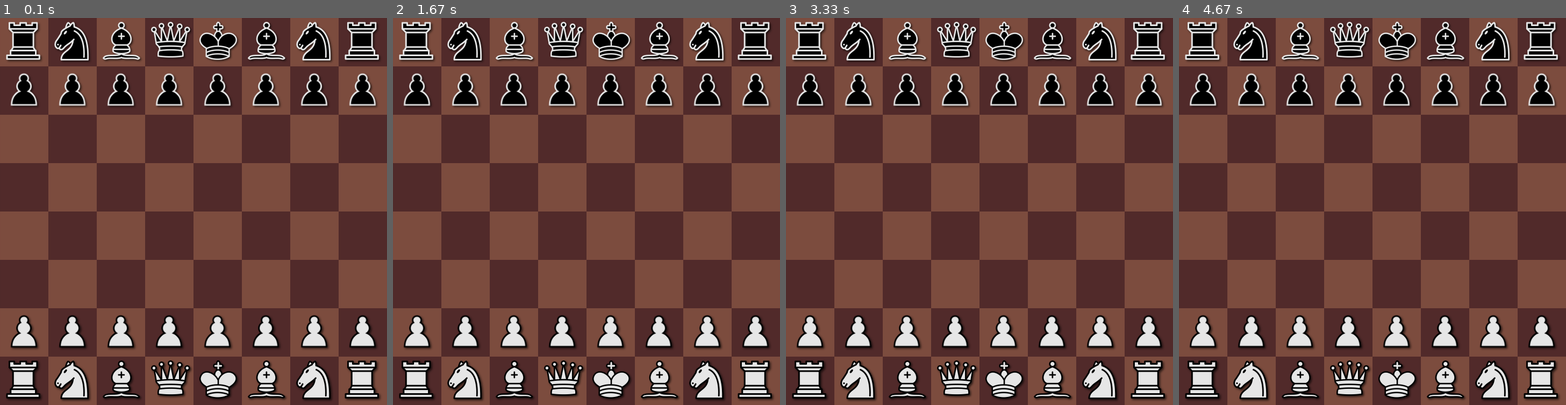
Above: before the commit, frames 1-4 (left to right).
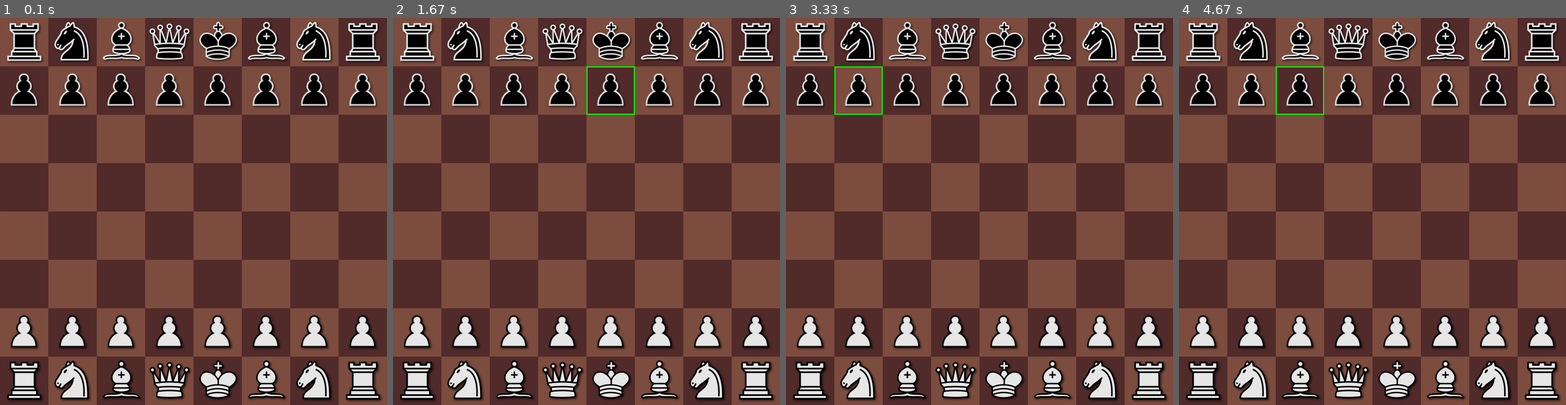
Above: after the commit, the same moments.

Repository: SaheelFaisal/Chess-in-pygame
Game: pygame game, started from main.py
Two runs of this game, one before a commit and one after it. Both use one fixed random seed, a clock stepped at 60 frames per second and the inputs below.
Inputs (mouse positions are in pixels of both pictures, inside the frame that each line leads up to):
- Up to frame 1 (0.1 s): no input
- Up to frame 2 (1.67 s): click (586, 211) at 0.38 s; click (493, 215) at 0.72 s; click (644, 76) at 1.05 s; click (594, 79) at 1.38 s
- Up to frame 3 (3.33 s): click (983, 254) at 1.72 s; click (917, 83) at 2.05 s; click (1080, 176) at 2.38 s; click (1118, 180) at 2.72 s; click (863, 83) at 3.05 s
- Up to frame 4 (4.67 s): click (1387, 196) at 3.38 s; click (1314, 323) at 3.72 s; click (1476, 254) at 4.05 s; click (1310, 87) at 4.38 s

The runs differ from the first frame. In frame 1, 3.1% of the frame differs, in the area x 1-99%, y 0-100%; in frame 2, 3.2%; in frame 3, 3.2%; in frame 4, 3.2%.

Commit message:
added piece selection

Diff:
--- a/main.py
+++ b/main.py
@@ -5,11 +5,13 @@
 # Constants
 WIDTH = 720
 HEIGHT = 720
-SQUARE_LENGTH = 90
+SQUARE_SIZE = 90
 PIECE_SIZE = (59, 70)
 
 BLACK = (0, 0, 0)
 WHITE = (255, 255, 255)
+GREEN = (0, 255, 0)
+BLUE = (0, 0, 255)
 
 DARK_SQUARES = ('a1', 'a3', 'a5', 'a7',
                 'b2', 'b4', 'b6', 'b8',
@@ -63,9 +65,10 @@
 
 class Square:
     def __init__(self, name):
-        self.length = SQUARE_LENGTH
+        self.length = SQUARE_SIZE
         self.name = name
         self.piece = None
+        self.border = None
 
         if self.name in DARK_SQUARES:
             self.color = "dark"
@@ -124,6 +127,10 @@
 
     def draw(self):
         WIN.blit(self.img, self.get_position())
+
+        if self.border:
+            pygame.draw.rect(WIN, self.border, pygame.Rect(self.get_position()[0], self.get_position()[1], SQUARE_SIZE, SQUARE_SIZE), 2)
+
         match self.piece:
             case "w_pawn":
                 WIN.blit(WHITE_PAWN, self.piece_coord())
@@ -159,25 +166,38 @@
         elif self.piece in ["w_bishop", "b_bishop"]:
             return ((self.get_position()[0] + 8), (self.get_position()[1] + 4))
 
+        elif self.piece in ["w_queen", "b_queen"]:
+            return ((self.get_position()[0] + 5), (self.get_position()[1] + 7))
+
+        elif self.piece in ["w_rook", "b_rook"]:
+            return ((self.get_position()[0] + 10), (self.get_position()[1] + 6))
+
         else:
             return ((self.get_position()[0] + 8), (self.get_position()[1] + 4))
 
+    def select(self):
+        self.border = GREEN
+
+    def deselect(self):
+        self.border = None
+
 class Board:
     def __init__(self):
-        self.length = 8 * SQUARE_LENGTH
+        self.size = 8 * SQUARE_SIZE
         self.squares = []
 
-        square_list =  ['a8', 'b8', 'c8', 'd8', 'e8', 'f8', 'g8', 'h8',
-                        'a7', 'b7', 'c7', 'd7', 'e7', 'f7', 'g7', 'h7',
-                        'a6', 'b6', 'c6', 'd6', 'e6', 'f6', 'g6', 'h6',
-                        'a5', 'b5', 'c5', 'd5', 'e5', 'f5', 'g5', 'h5',
-                        'a4', 'b4', 'c4', 'd4', 'e4', 'f4', 'g4', 'h4',
-                        'a3', 'b3', 'c3', 'd3', 'e3', 'f3', 'g3', 'h3',
-                        'a2', 'b2', 'c2', 'd2', 'e2', 'f2', 'g2', 'h2',
-                        'a1', 'b1', 'c1', 'd1', 'e1', 'f1', 'g1', 'h1']
-
-        for square_name in square_list:
-            self.squares.append(Square(square_name))
+        self.board =   [['a8', 'b8', 'c8', 'd8', 'e8', 'f8', 'g8', 'h8'],
+                        ['a7', 'b7', 'c7', 'd7', 'e7', 'f7', 'g7', 'h7'],
+                        ['a6', 'b6', 'c6', 'd6', 'e6', 'f6', 'g6', 'h6'],
+                        ['a5', 'b5', 'c5', 'd5', 'e5', 'f5', 'g5', 'h5'],
+                        ['a4', 'b4', 'c4', 'd4', 'e4', 'f4', 'g4', 'h4'],
+                        ['a3', 'b3', 'c3', 'd3', 'e3', 'f3', 'g3', 'h3'],
+                        ['a2', 'b2', 'c2', 'd2', 'e2', 'f2', 'g2', 'h2'],
+                        ['a1', 'b1', 'c1', 'd1', 'e1', 'f1', 'g1', 'h1']]
+
+        for rank in self.board:
+            for square_name in rank:
+                self.squares.append(Square(square_name))
 
         self.reset_board()
 
@@ -220,12 +240,13 @@
                 square.piece = "b_king"
 
 
+
 def main():
     # Event loop
     running = True
 
-    board = Board()
-
+    chess_board = Board()
+    squares_selected = []
     #pawn.set_colorkey(BLACK)
     #pawn = pygame.transform.scale(pawn, PIECE_SIZE)
 
@@ -236,17 +257,46 @@
             if event.type == pygame.QUIT:
                 running = False
 
+            if event.type == pygame.MOUSEBUTTONDOWN:           # left click
+                    pos_x, pos_y = pygame.mouse.get_pos()
+                    col = pos_x // SQUARE_SIZE
+                    row = pos_y // SQUARE_SIZE
+                    square_name = chess_board.board[row][col]
+
+                    if len(squares_selected) == 0:
+                        squares_selected.append(chess_board.get_square(square_name))
+                        if squares_selected[0].piece:
+                            print(squares_selected[0].name)
+                            piece = squares_selected[0].piece
+                            squares_selected[0].select()
+                            print(piece)
+
+                    elif squares_selected[0] == chess_board.get_square(square_name):
+                        squares_selected[0].deselect()
+                        squares_selected.remove(squares_selected[0])
+
+                    else:
+                        squares_selected[0].deselect()
+                        squares_selected.remove(squares_selected[0])
+                        squares_selected.append(chess_board.get_square(square_name))
+                        if squares_selected[0].piece:
+                            print(squares_selected[0].name)
+                            piece = squares_selected[0].piece
+                            squares_selected[0].select()
+                            print(piece)
+
+
+
+
+
+
         WIN.fill(BLACK)                         # Black Background
-        # square = board.get_square("d2")
-        # square.img.blit(pawn, (10, 10))
-
-        #board.reset_pos()
-        board.draw()
-        #pygame.time.delay()
+
+        chess_board.draw()
         pygame.display.update()
 
     pygame.quit()
-    #print(board.get_square("d2").img)
+
 
 if __name__ == "__main__":
     main()
--- /dev/null
+++ b/tempCodeRunnerFile.py
@@ -0,0 +1 @@
+print(square.piece)
Binary file changed: assets/b_queen.png
Binary file changed: assets/w_queen.png
